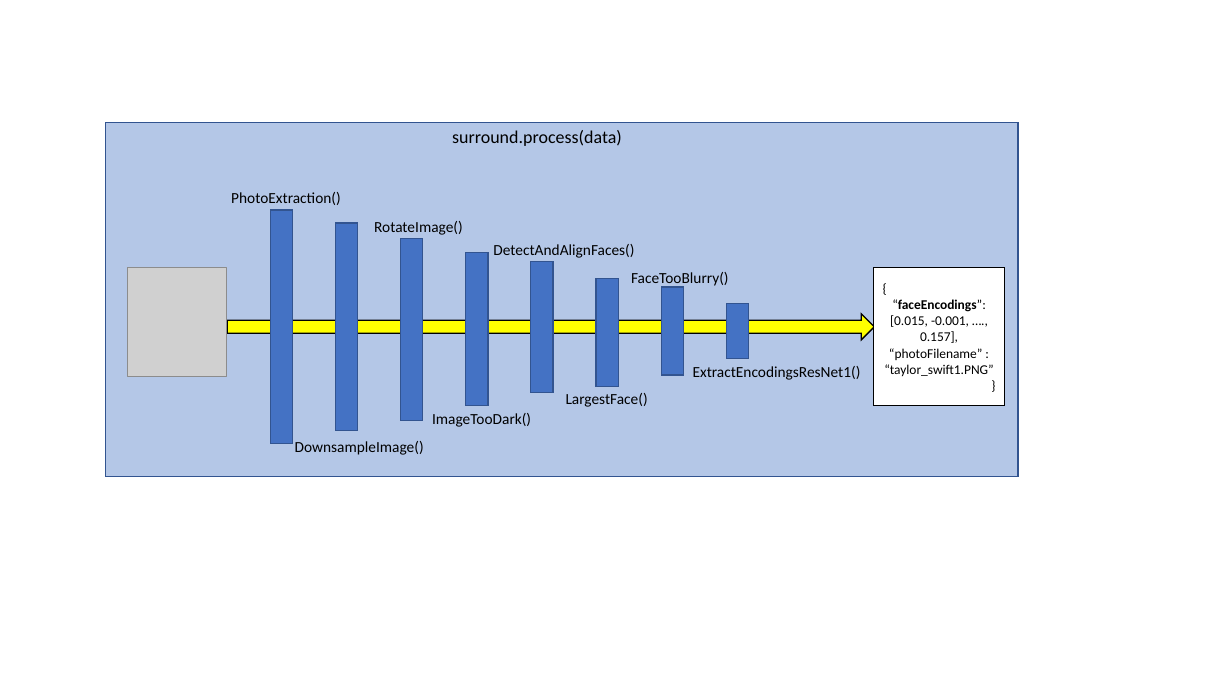
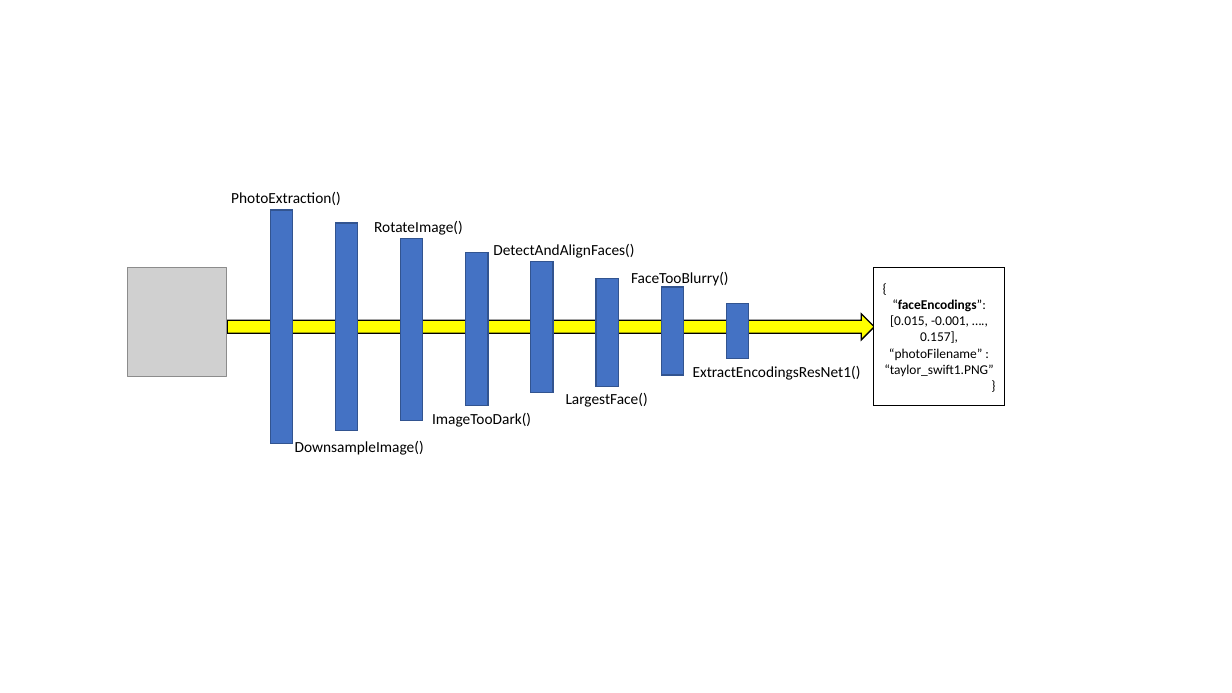
Before and after one commit to a2i2/face-recognition, a slide deck: slide 2 of docs/diagram.pptx. Drawn at 1232x693 pixels with LibreOffice and Linux fonts; fonts in the diff are those of the drawing; grey boxes stand for pictures. Boxes give left, top, right and bottom in pixels: in the first picture for what was removed or moved away, otherwise in the second. Text is boxed around its words. In the diff, an @@ line names an element or a change of style, - is before the commit and + after.

```diff
--- a/docs/diagram.pptx
+++ b/docs/diagram.pptx
@@ rectangle removed at (105,123,1019,477) @@
@@ text removed at (452,130,622,146) @@
-surround.process(data)
```
Also in this commit, not shown: 2 other files.
